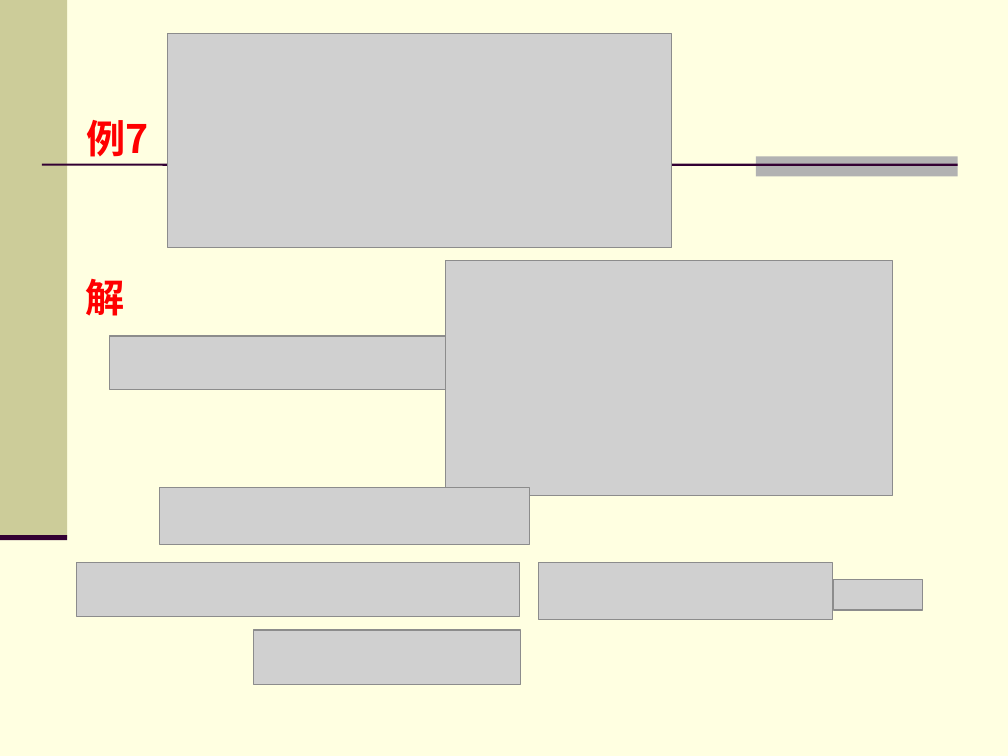
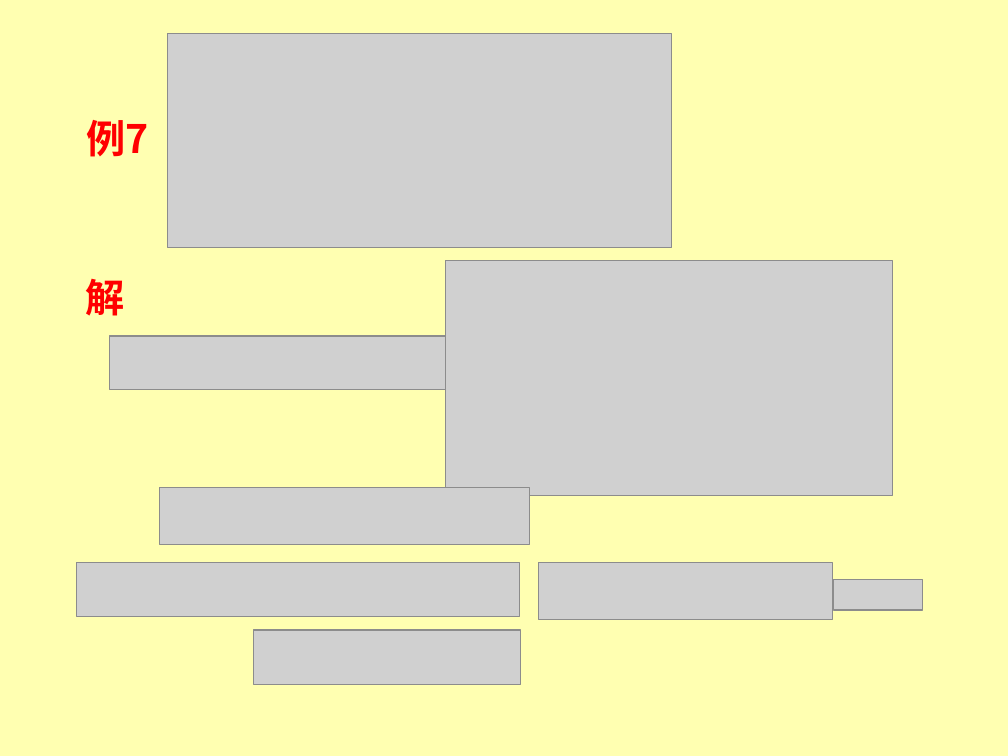
Before and after one commit to zhangbiaomath/zhangbiaomath.github.io, a slide deck: slide 112 of teaching/gaodai/课件/第2章-行列式.ppt. Drawn at 1008x756 pixels with LibreOffice and Linux fonts; fonts in the diff are those of the drawing; grey boxes stand for pictures. Boxes give left, top, right and bottom in pixels: in the first picture for what was removed or moved away, otherwise in the second. Text is boxed around its words. In the diff, an @@ line names an element or a change of style, - is before the commit and + after.

```diff
--- a/teaching/gaodai/课件/第2章-行列式.ppt
+++ b/teaching/gaodai/课件/第2章-行列式.ppt
@@ background #FFFFE1 to #FFFFB1 @@
@@ rectangle removed at (x1=0, y1=0, x2=68, y2=537) @@
@@ line removed from (42, 164) to (958, 164) @@
@@ rectangle removed at (x1=756, y1=156, x2=958, y2=176) @@
@@ line removed from (0, 537) to (68, 537) @@
```
Also in this commit, not shown: 163 other slides changed, 7 other files.
